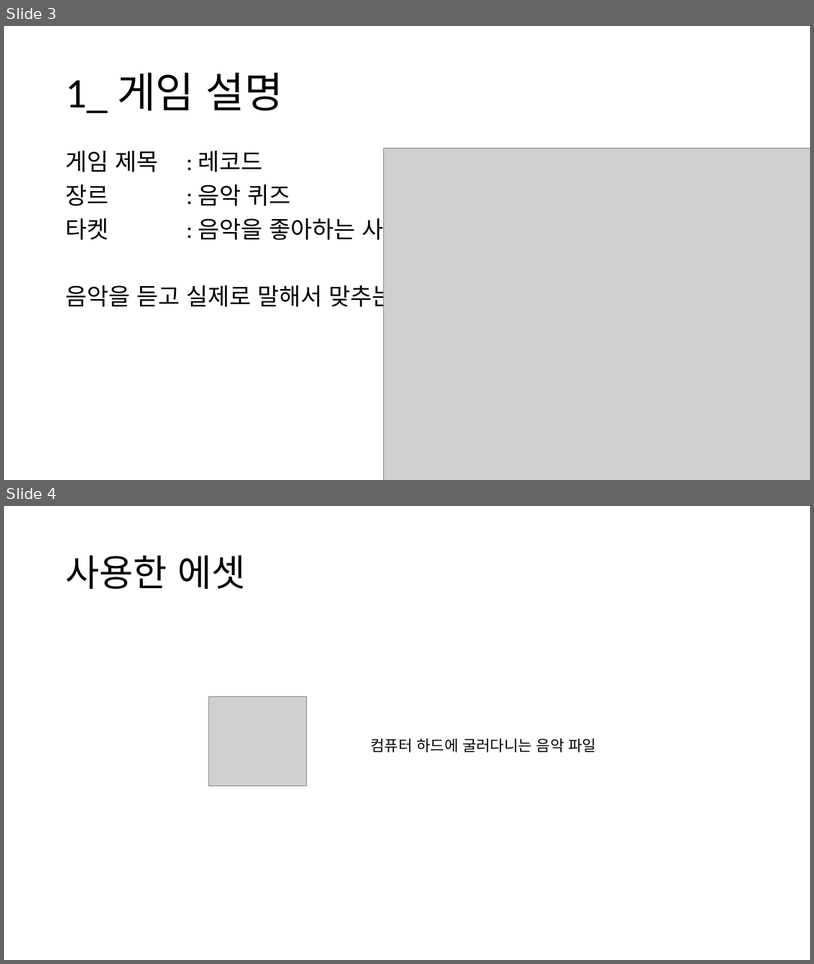
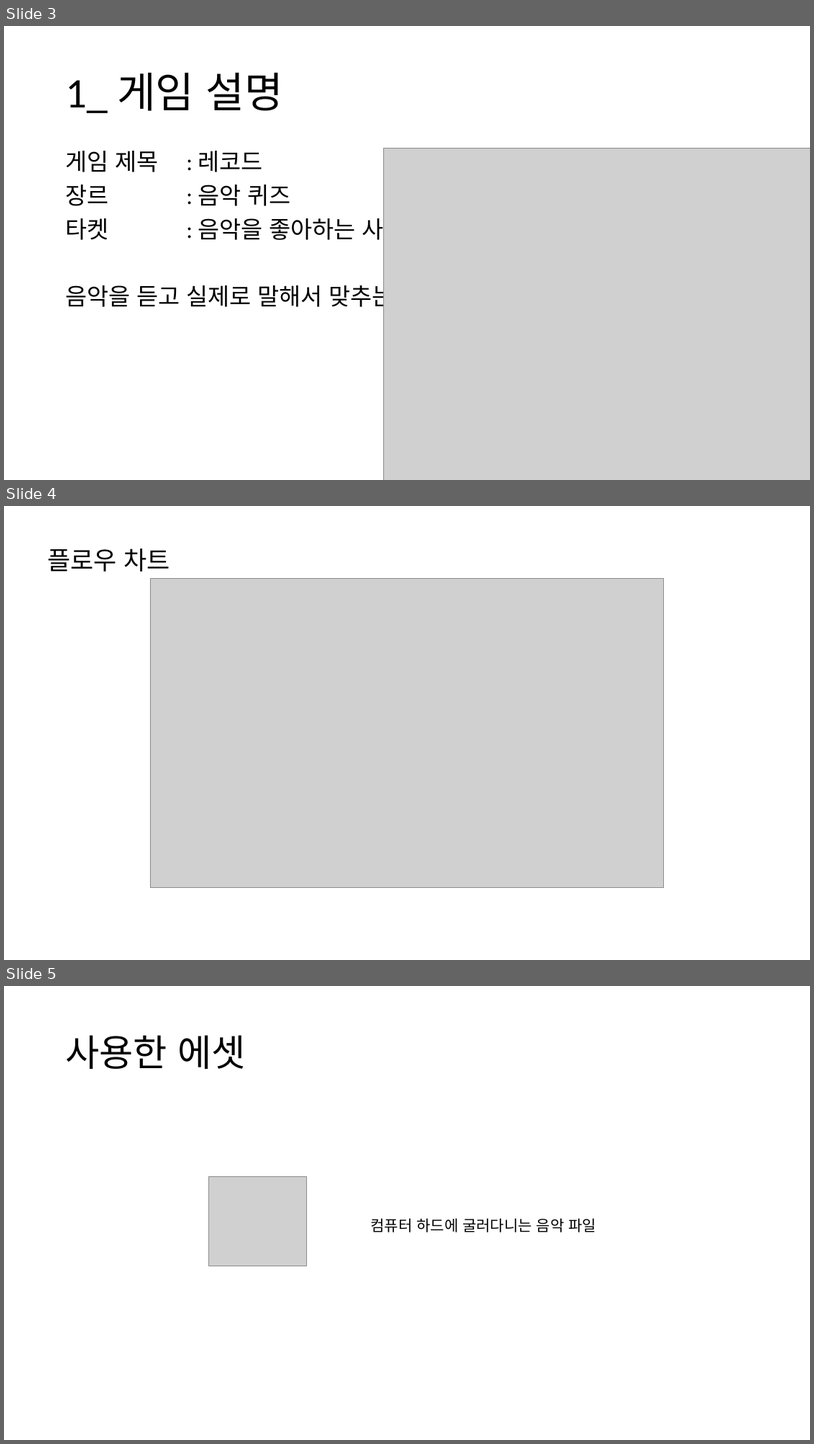
Before and after one commit to zelkovahill/2023_1_1_SecondGame, a slide deck: 장우민_PPT.pptx. Shown one above the other, each under a label of ours: slides 3 and 4 before the commit, slides 3, 4 and 5 after it. The pictures are 814x964 and 814x1444 pixels, drawn with LibreOffice and Linux fonts; fonts in the diff are those of the drawing; grey boxes stand for pictures. Boxes give left, top, right and bottom in pixels: in the first picture for what was removed or moved away, otherwise in the second. Text is boxed around its words. In the diff, an @@ line names an element or a change of style, - is before the commit and + after.

```diff
--- a/장우민_PPT.pptx
+++ b/장우민_PPT.pptx
@@ slide 4 added at box(4, 506, 810, 960), background #FFFFFF @@
@@ text added at box(47, 548, 170, 572), 30 pt, text #000000 @@
+플로우 차트
@@ picture added at box(150, 578, 665, 888) @@
@@ what was slide 4 is now slide 5 @@
```
Also in this commit, not shown: 1 slide removed, 1 other file.
